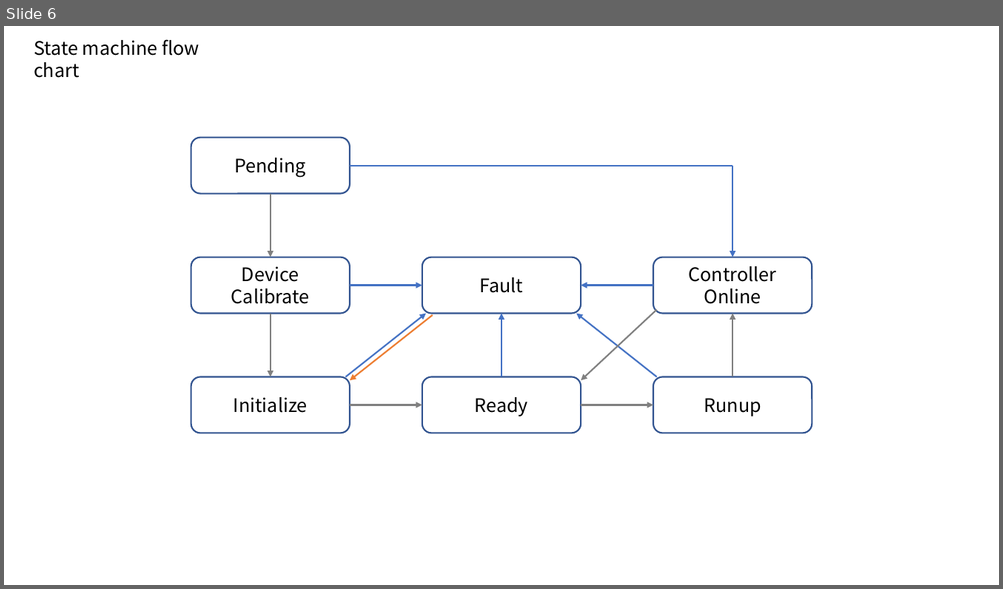
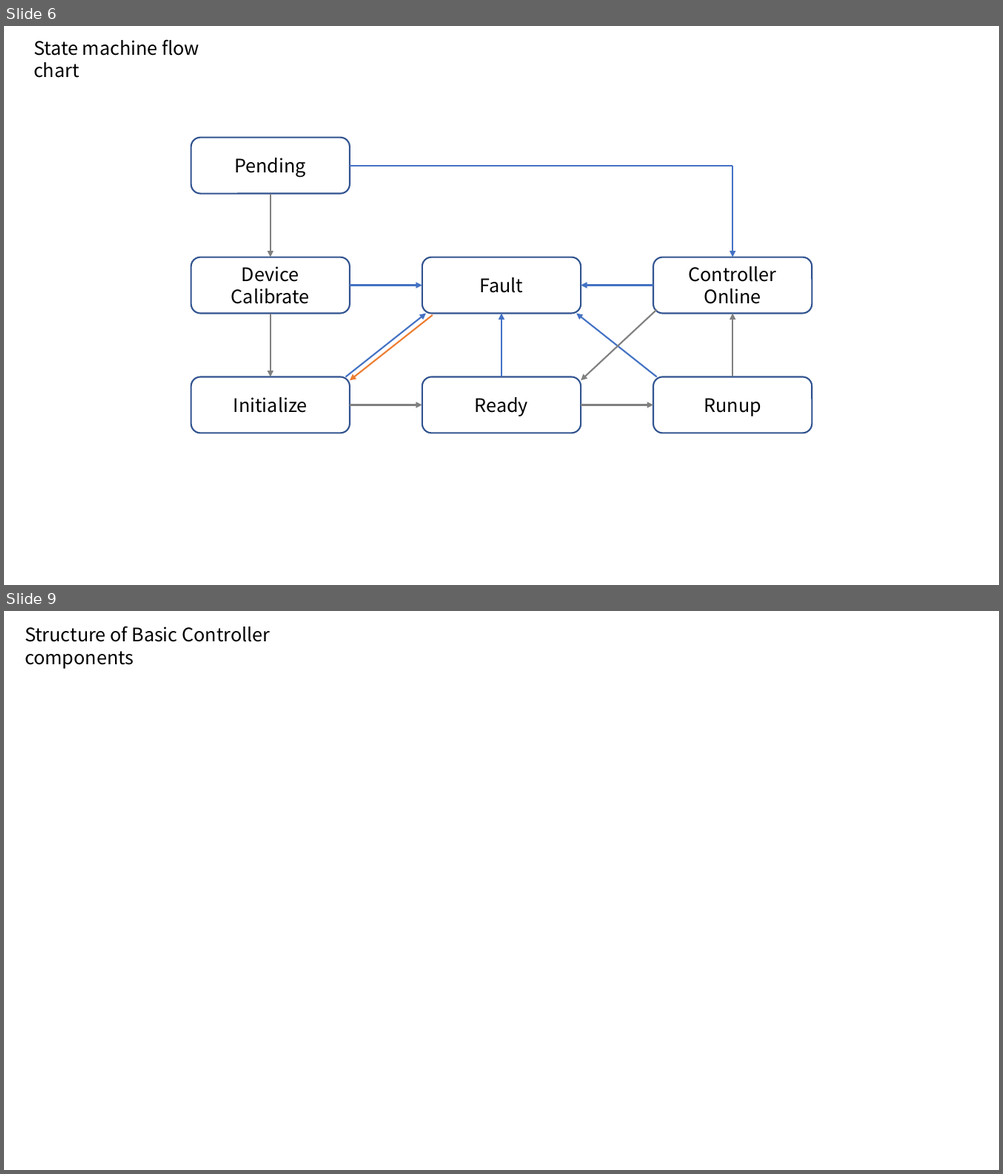
Before and after one commit to sjw1109/gmp_pro, a slide deck: img/source picture of GMP core.pptx. Shown one above the other, each under a label of ours: slide 6 before the commit, slides 6 and 9 after it; the slides between them are not shown. The pictures are 1003x589 and 1003x1174 pixels, drawn with LibreOffice and Linux fonts; fonts in the diff are those of the drawing. Boxes give left, top, right and bottom in pixels: in the first picture for what was removed or moved away, otherwise in the second. Text is boxed around its words. In the diff, an @@ line names an element or a change of style, - is before the commit and + after.

```diff
--- a/img/source picture of GMP core.pptx
+++ b/img/source picture of GMP core.pptx
@@ slide 9 added at (4, 611, 999, 1170), background #FFFFFF @@
@@ text added at (25, 626, 270, 669), 18 pt, text #000000 @@
+Structure of Basic Controller components
```
Also in this commit, not shown: 2 other slides added, 15 other files.
